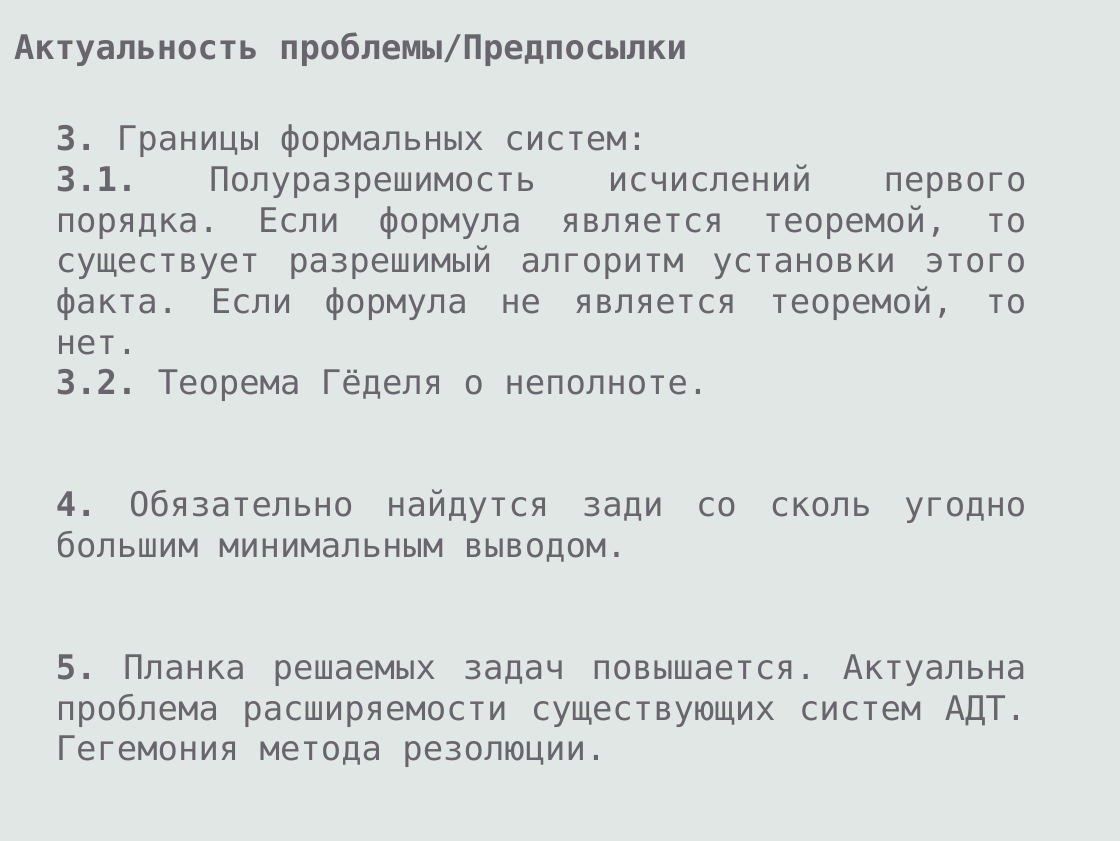
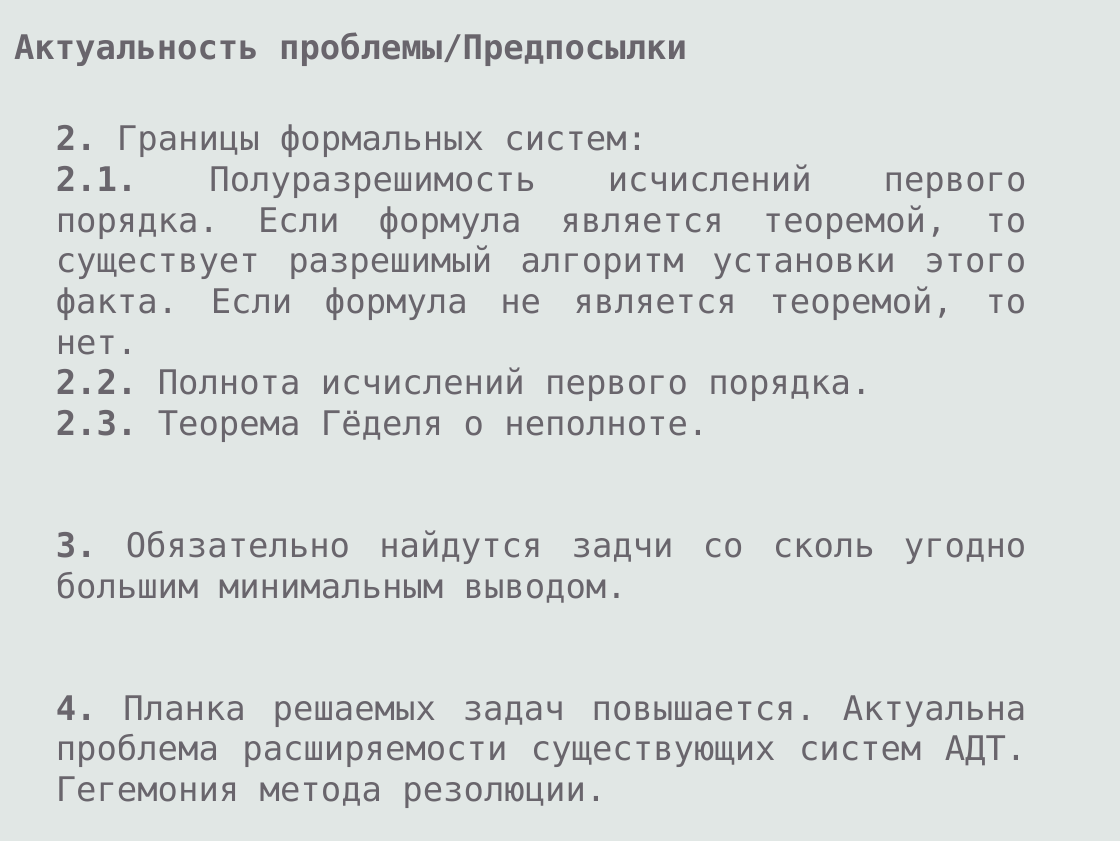
Before and after one commit to eugeneai/prisnif, a slide deck: slide 3 of brick/pres/pacman.odp. Drawn at 1120x841 pixels with LibreOffice and Linux fonts; fonts in the diff are those of the drawing. Boxes give left, top, right and bottom in pixels: in the first picture for what was removed or moved away, otherwise in the second. Text is boxed around its words. In the diff, an @@ line names an element or a change of style, - is before the commit and + after.

```diff
--- a/brick/pres/pacman.odp
+++ b/brick/pres/pacman.odp
@@ text at [56, 124, 1027, 808]: text changed @@
-3. Границы формальных систем:
-3.1. Полуразрешимость исчислений первого порядка. Если формула является теоремой, то существует разрешимый алгоритм установки этого факта. Если формула не является теоремой, то нет.
-3.2. Теорема Гёделя о неполноте.
-4. Обязательно найдутся зади со сколь угодно большим минимальным выводом.
-5. Планка решаемых задач повышается. Актуальна проблема расширяемости существующих систем АДТ. Гегемония метода резолюции.
+2. Границы формальных систем:
+2.1. Полуразрешимость исчислений первого порядка. Если формула является теоремой, то существует разрешимый алгоритм установки этого факта. Если формула не является теоремой, то нет.
+2.2. Полнота исчислений первого порядка.
+2.3. Теорема Гёделя о неполноте.
+3. Обязательно найдутся задчи со сколь угодно большим минимальным выводом.
+4. Планка решаемых задач повышается. Актуальна проблема расширяемости существующих систем АДТ. Гегемония метода резолюции.
```
Also in this commit, not shown: 2 other slides changed, 3 other files.
